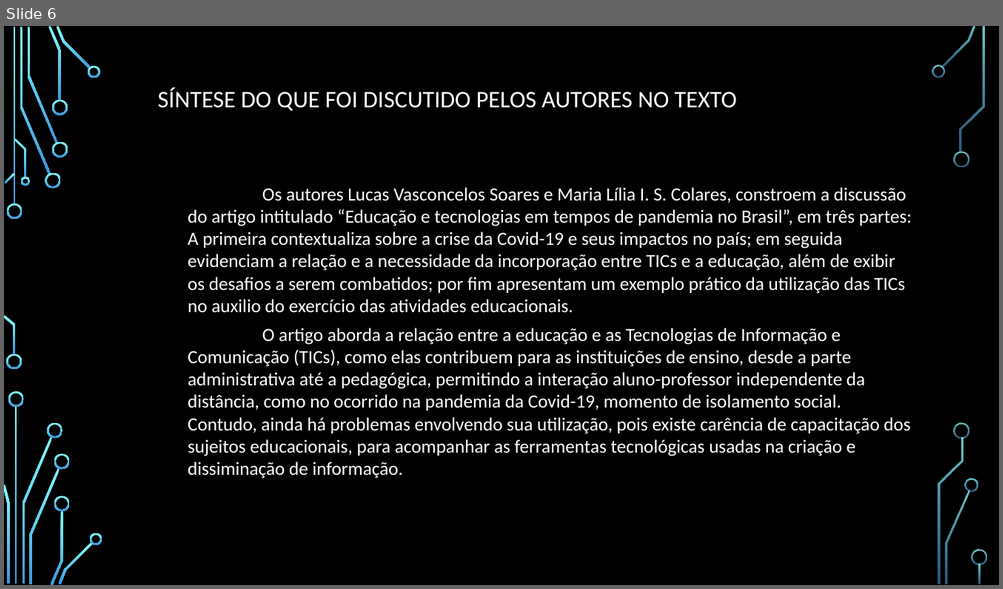
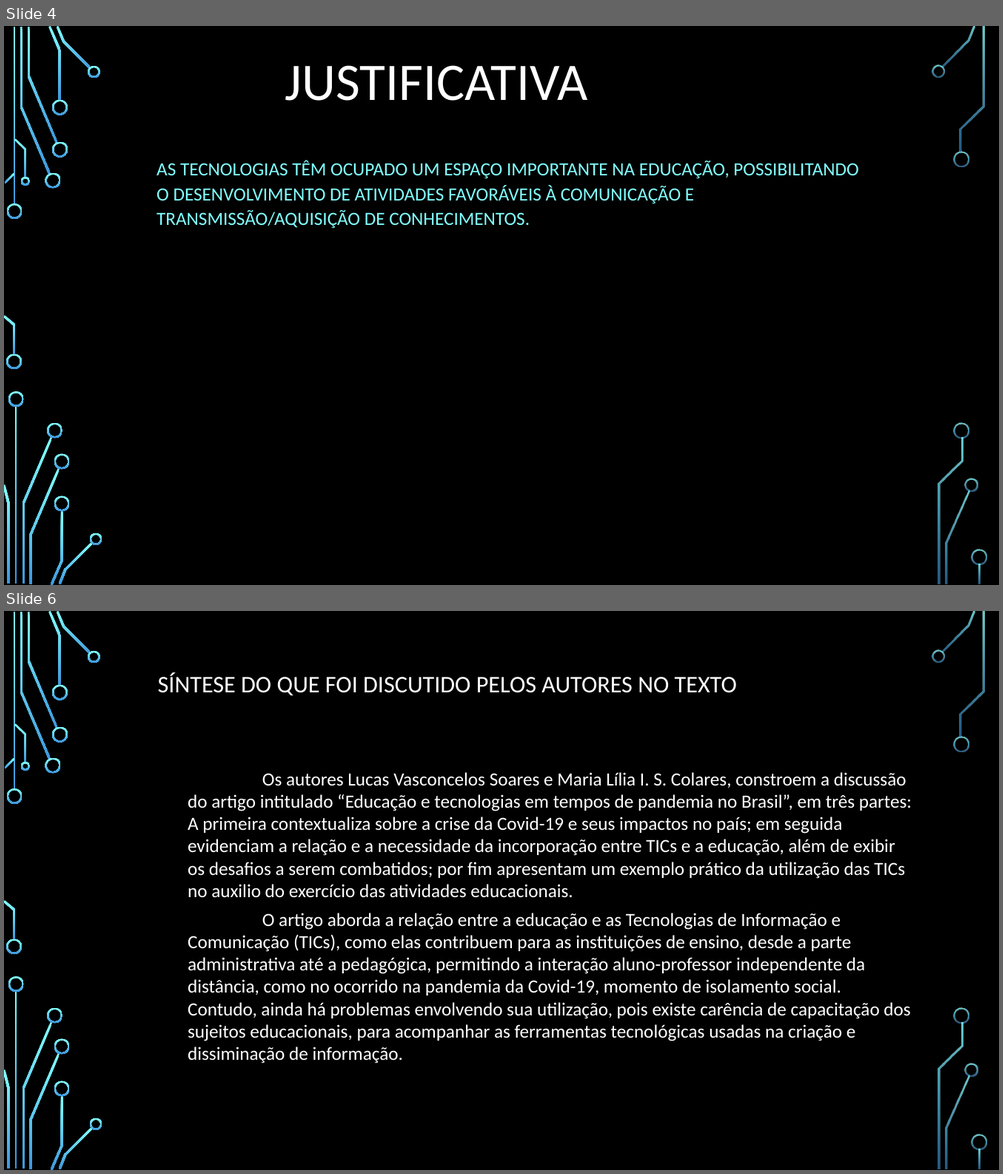
Before and after one commit to Luis-HCarvalho/pts-artigo-sintese, a slide deck: Apresentacao.pptx. Shown one above the other, each under a label of ours: slide 6 before the commit, slides 4 and 6 after it; the slides between them are not shown. The pictures are 1003x589 and 1003x1174 pixels, drawn with LibreOffice and Linux fonts; fonts in the diff are those of the drawing; background and template pictures are left out. Boxes give left, top, right and bottom in pixels: in the first picture for what was removed or moved away, otherwise in the second. Text is boxed around its words. In the diff, an @@ line names an element or a change of style, - is before the commit and + after.

```diff
--- a/Apresentacao.pptx
+++ b/Apresentacao.pptx
@@ slide 4 added at (x1=4, y1=26, x2=999, y2=585), background picture (left out); not listed: 36 template elements that a slide beside it also shows @@
@@ title added at (x1=285, y1=65, x2=588, y2=101), 51 pt, text #FFFFFF @@
+JUSTIFICATIVA
@@ subtitle added at (x1=156, y1=161, x2=858, y2=229), 18 pt, text #82FFFF @@
+AS TECNOLOGIAS TÊM OCUPADO UM ESPAÇO IMPORTANTE NA EDUCAÇÃO, POSSIBILITANDO O DESENVOLVIMENTO DE ATIVIDADES FAVORÁVEIS À COMUNICAÇÃO E TRANSMISSÃO/AQUISIÇÃO DE CONHECIMENTOS.
```
Also in this commit, not shown: 5 slides changed, 1 slide removed.
